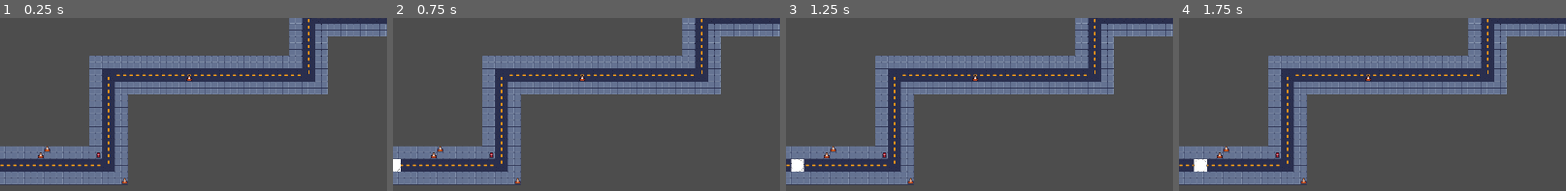
Above: before the commit, frames 1-4 (left to right).
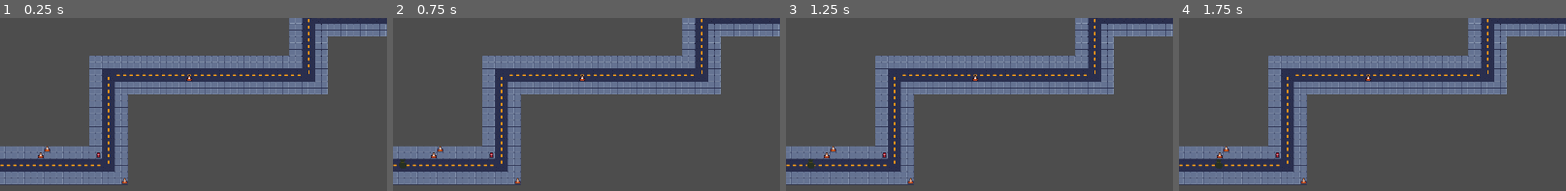
Above: after the commit, the same moments.

Repository: double0can/Raccoon-Rampage-TD
Game: Godot game, scene res://Assets/Map/map_1.tscn
Same seed, same stepped clock (60 frames per second), same inputs: the game is played once before the commit and once after it.
Inputs (mouse positions are % of the whole screen's width and height, from its top left):
- Up to frame 1 (0.25 s): no input
- Up to frame 2 (0.75 s): tap Enter at 0.5 s; move the mouse to (72, 50) at 0.52 s
- Up to frame 3 (1.25 s): no input
- Up to frame 4 (1.75 s): tap Space at 1.25 s; move the mouse to (30, 62) at 1.27 s
The pictures show only the part of the screen within x 0-50%, y 50-100%; the shares and areas given below are measured in that part.

Frame 1 is identical in both runs. In frame 2, 0.2% of the frame differs, in the area x 0-4%, y 81-89%; in frame 3, 0.3%, in the area x 1-8%, y 81-89%; in frame 4, 0.3%.
Error in both runs: Attempt to call function 'look_at' in base 'null instance' on a null instance. (res://Scenes/Towers/default_tower.gd:8)

Commit message:
implemented player lives

Diff:
--- a/Assets/Map/map_1.tscn
+++ b/Assets/Map/map_1.tscn
@@ -314,7 +314,7 @@
 
 [sub_resource type="Curve2D" id="Curve2D_ey2xw"]
 _data = {
-"points": PackedVector2Array(0, 0, 0, 0, -959, 368, 0, 0, 0, …(371 unchanged characters)… 1, 0, 0, 0, 0, 683, -239, 0, 0, 0, 0, 1011, -239)
+"points": PackedVector2Array(0, 0, 0, 0, -959, 368, 0, 0, 0, …(371 unchanged characters)… 1, 0, 0, 0, 0, 683, -239, 0, 0, 0, 0, 1059, -239)
 }
 point_count = 20
 
--- /dev/null
+++ b/GameManager.gd
@@ -0,0 +1 @@
+extends Node
--- a/Scenes/Enemies/enemy.gd
+++ b/Scenes/Enemies/enemy.gd
@@ -1,6 +1,7 @@
 extends PathFollow2D
 
-@export var speed = 50
+@export var speed = 75
+@export var playerDamage = 1
 
 #built in function to call and object to move 60 times a second
 func _physics_process(delta: float) -> void:
@@ -10,6 +11,11 @@
 func move(delta: float) -> void:
 	progress += speed * delta
 
-	#checks if enemy has reached end of path
+	#checks if enemy has reached end of path. 0.0 at start, 1.0 at end
 	if progress_ratio >= 1.0:
-		queue_free()
+		reachedEnd()
+
+func reachedEnd() -> void:
+	GameManager.livesLost(playerDamage)
+
+	queue_free()
--- a/Scenes/Enemies/enemy.tscn
+++ b/Scenes/Enemies/enemy.tscn
@@ -1,7 +1,7 @@
 [gd_scene load_steps=4 format=3 uid="uid://655ywipgkuoq"]
 
-[ext_resource type="Texture2D" uid="uid://b81jwofq2kjcw" path="res://Assets/Enemies/enemy place holder.png" id="1_613su"]
 [ext_resource type="Script" uid="uid://citgegk06du3v" path="res://Scenes/Enemies/enemy.gd" id="1_jcvw6"]
+[ext_resource type="Texture2D" uid="uid://fx6m1vxqqew4" path="res://Assets/Enemies/trash bag.png" id="2_jcvw6"]
 
 [sub_resource type="CircleShape2D" id="CircleShape2D_jcvw6"]
 radius = 352.0909
@@ -12,8 +12,8 @@
 [node name="CharacterBody2D" type="CharacterBody2D" parent="."]
 
 [node name="enemySprite" type="Sprite2D" parent="CharacterBody2D"]
-scale = Vector2(0.045, 0.045)
-texture = ExtResource("1_613su")
+scale = Vector2(0.05, 0.05)
+texture = ExtResource("2_jcvw6")
 
 [node name="CollisionShape2D" type="CollisionShape2D" parent="CharacterBody2D"]
 scale = Vector2(0.045, 0.045)
--- /dev/null
+++ b/Scripts/GameManager.gd
@@ -0,0 +1,20 @@
+extends Node
+
+signal livesChanged(currentLives)
+signal gameOver
+
+var lives = 20
+
+func _ready() -> void:
+	# Emit the initial value so UI can update
+	livesChanged.emit(lives)
+
+func livesLost(amount: int) -> void:
+	lives -= amount
+	livesChanged.emit(lives)
+	print("Lives remaining: ", lives)
+
+	if lives <= 0:
+		gameOver.emit()
+		#add game over logic here later
+		print("Game Over!")
--- a/project.godot
+++ b/project.godot
@@ -15,6 +15,10 @@
 config/features=PackedStringArray("4.5", "Forward Plus")
 config/icon="res://icon.svg"
 
+[autoload]
+
+GameManager="*res://GameManager.gd"
+
 [display]
 
 window/size/viewport_width=1920
Binary file removed: Assets/Enemies/enemy place holder.png
Binary file added: Assets/Enemies/trash bag.png
Not shown, changed: Assets/Enemies/trash bag.png.import
Not shown, added: GameManager.gd.uid
Not shown, added: Scripts/GameManager.gd.uid
